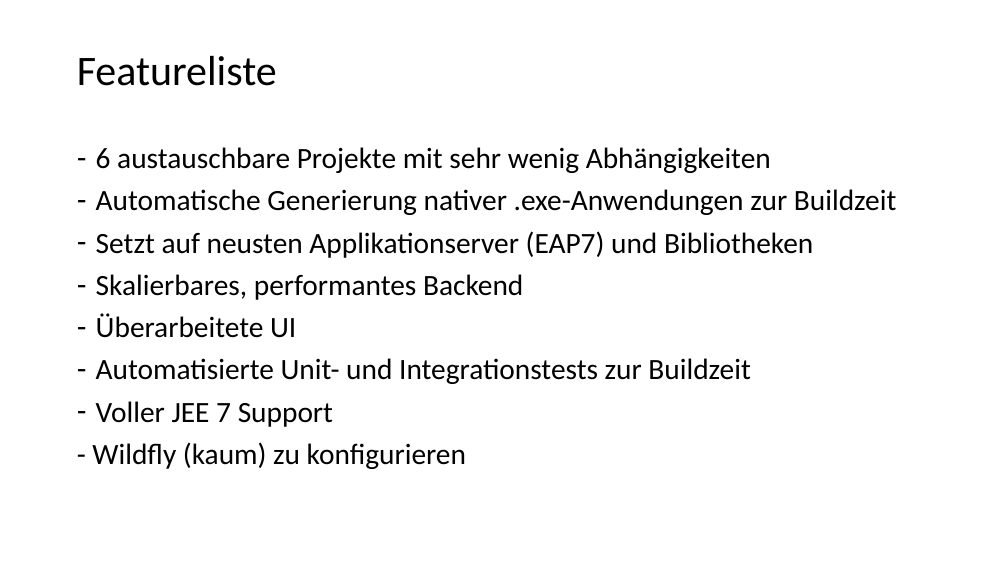
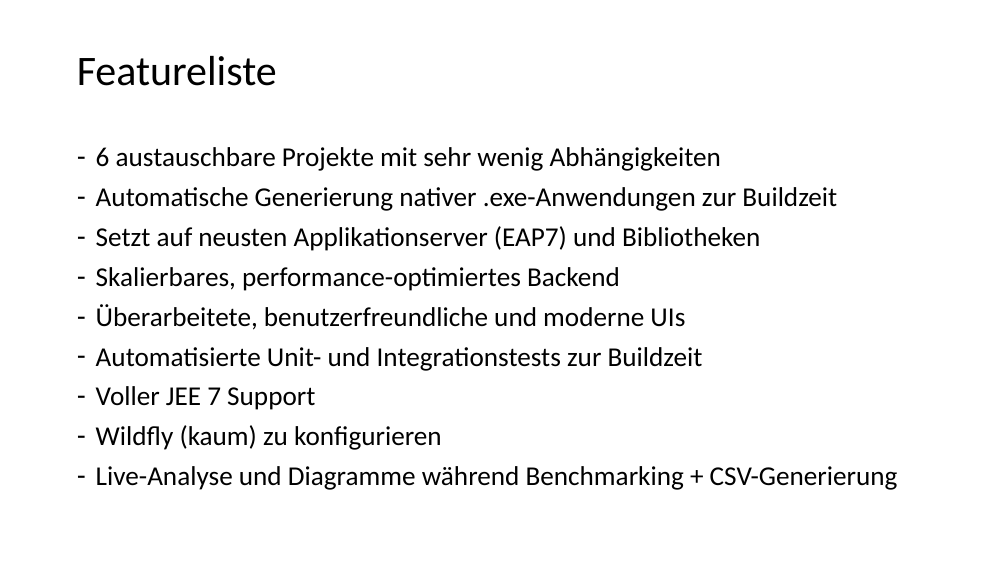
Before and after one commit to chrissike/chatapplication, a slide deck: slide 4 of dokumentation/vortrag.pptx. Drawn at 1008x567 pixels with LibreOffice and Linux fonts; fonts in the diff are those of the drawing; background and template pictures are left out. Boxes give left, top, right and bottom in pixels: in the first picture for what was removed or moved away, otherwise in the second. Text is boxed around its words. In the diff, an @@ line names an element or a change of style, - is before the commit and + after.

```diff
--- a/dokumentation/vortrag.pptx
+++ b/dokumentation/vortrag.pptx
@@ text at [96, 147, 837, 410]: size 28 to 25.9 pt in "6 austauschbare Projekte mit sehr wenig Abhängigkeiten", "Automatische Generierung nativer .exe-Anwendungen zur Buildz ...", "Setzt auf neusten Applikationserver (EAP7) und Bibliotheken", "Automatisierte Unit- und Integrationstests zur Buildzeit" and 1 more places @@
@@ text at [96, 267, 685, 330]: text changed; size 28 to 25.9 pt @@
-– Skalierbares, performantes Backend
-– Überarbeitete UI
+– Skalierbares, performance-optimiertes Backend
+– Überarbeitete, benutzerfreundliche und moderne UIs
@@ text at [96, 425, 898, 490]: text changed; size 28 to 25.9 pt @@
-- Wildfly (kaum) zu konfigurieren
+– Wildfly (kaum) zu konfigurieren
+– Live-Analyse und Diagramme während Benchmarking + CSV-Generierung
```
Also in this commit, not shown: 2 other files.
